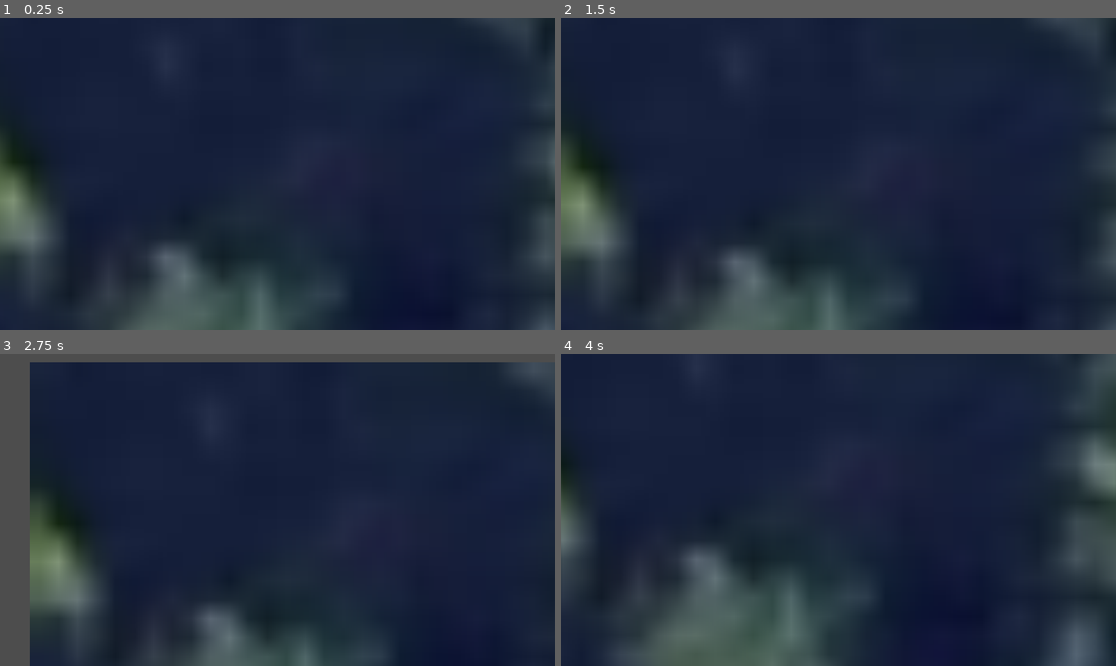
Above: before the commit, frames 1-4 (two rows, left to right).
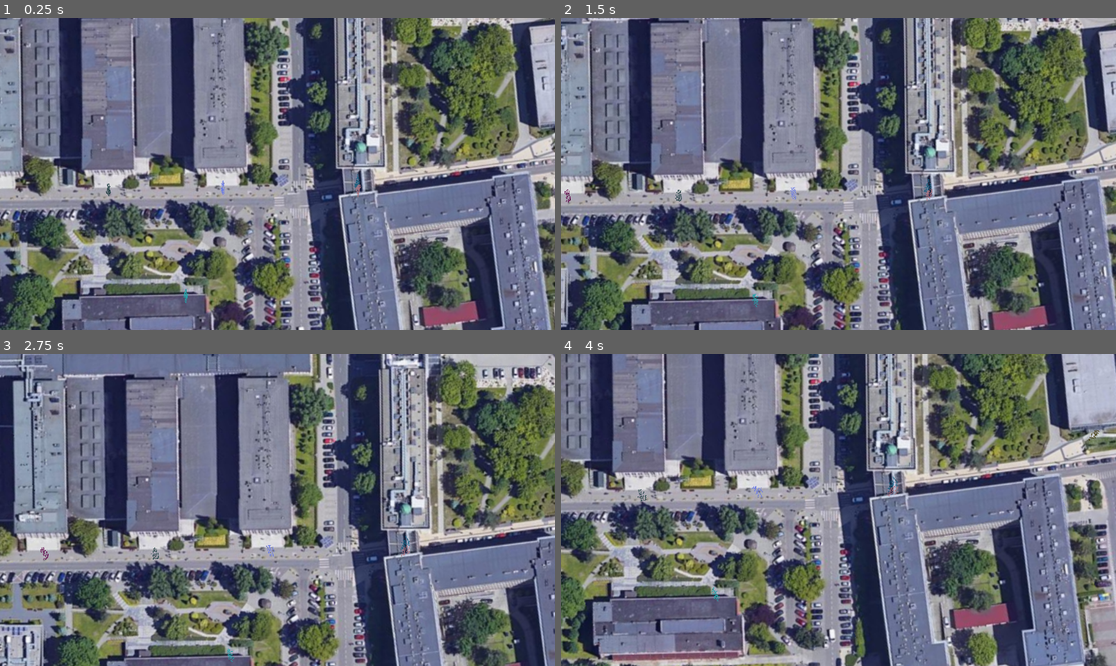
Above: after the commit, the same moments.

Repository: uknowmee/social-force
Game: Godot game, scene res://scenes/demos/path_finding/demo_testing.tscn
Same seed, same stepped clock (60 frames per second), same inputs: the game is played once before the commit and once after it. This scene is started directly instead of the project's main scene.
Inputs (mouse positions are in pixels of both pictures, inside the frame that each line leads up to):
- Up to frame 1 (0.25 s): no input
- Up to frame 2 (1.5 s): move the mouse to (960, 158) at 0.52 s; click (960, 158) at 0.67 s; drag from (727, 189) to (810, 236) at 1.27 s
- Up to frame 3 (2.75 s): move the mouse to (333, 441) at 2.02 s; click (333, 441) at 2.17 s
- Up to frame 4 (4 s): drag from (810, 572) to (672, 463) at 2.77 s; move the mouse to (1005, 556) at 3.52 s; click (1005, 556) at 3.67 s

The runs differ from the first frame. In frame 1, 82% of the frame differs, in the area x 0-100%, y 0-100%; in frame 2, 82%; in frame 3, 84%; in frame 4, 83%.

Commit message:
camera fixes

Diff:
--- a/agh_simulation/scenes/demos/path_finding/demo_testing.tscn
+++ b/agh_simulation/scenes/demos/path_finding/demo_testing.tscn
@@ -464,7 +464,6 @@
 targets = Array[NodePath]([NodePath("../../Targets/B1-backdoor"), NodePath("../../Targets/C7"), NodePath("../../Targets/Library")])
 
 [node name="Agent" parent="Agents" instance=ExtResource("2_xpv8d")]
-visible = false
 position = Vector2(13717, 17850)
 targets = Array[NodePath]([NodePath("../../Targets/B1-backdoor"), NodePath("../../Targets/C7"), NodePath("../../Targets/Library")])
 
@@ -523,6 +522,8 @@
 
 [node name="Camera2D" type="Camera2D" parent="."]
 script = ExtResource("4_epjx3")
+offset_value = Vector2(31500, 16500)
+zoom_value = Vector2(0.05, 0.05)
 
 [node name="Spawners" type="Node2D" parent="."]
 
--- a/agh_simulation/scripts/camera_2d.gd
+++ b/agh_simulation/scripts/camera_2d.gd
@@ -1,19 +1,17 @@
 extends Camera2D
 
-@export var scroll_speed := 300
-@export var zoom_speed := 0.01
-@export var max_zoom := 0.03
-@export var min_zoom := 0.01
+@export var offset_value := Vector2(576, 324)
+@export var zoom_value := Vector2.ONE
 
 var target_position := Vector2.ZERO
 var dragging := false
 var drag_start := Vector2.ZERO
-var change := Vector2(0.02, 0.02)
+var change := Vector2(0.01, 0.01)
 
 
 func _ready() -> void:
-	offset = (get_viewport() as Window).size / 2
-	zoom = Vector2.ONE
+	offset = offset_value
+	zoom = zoom_value
 
 
 func _process(_delta: float) -> void:
Not shown: 1 places in agh_simulation/scenes/demos/path_finding/demo_testing.tscn that only renumber resources
